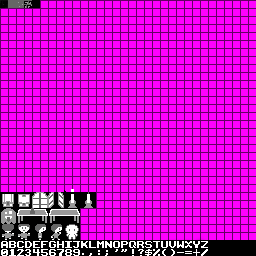
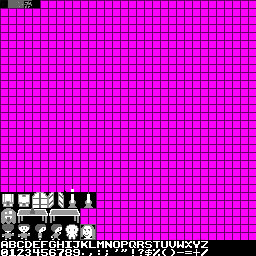
Two versions of the same layered image (w=256, h=256). Layer-by-layer changes:
painted on "圖層 1" over [left=80, top=224, right=96, bottom=240]
